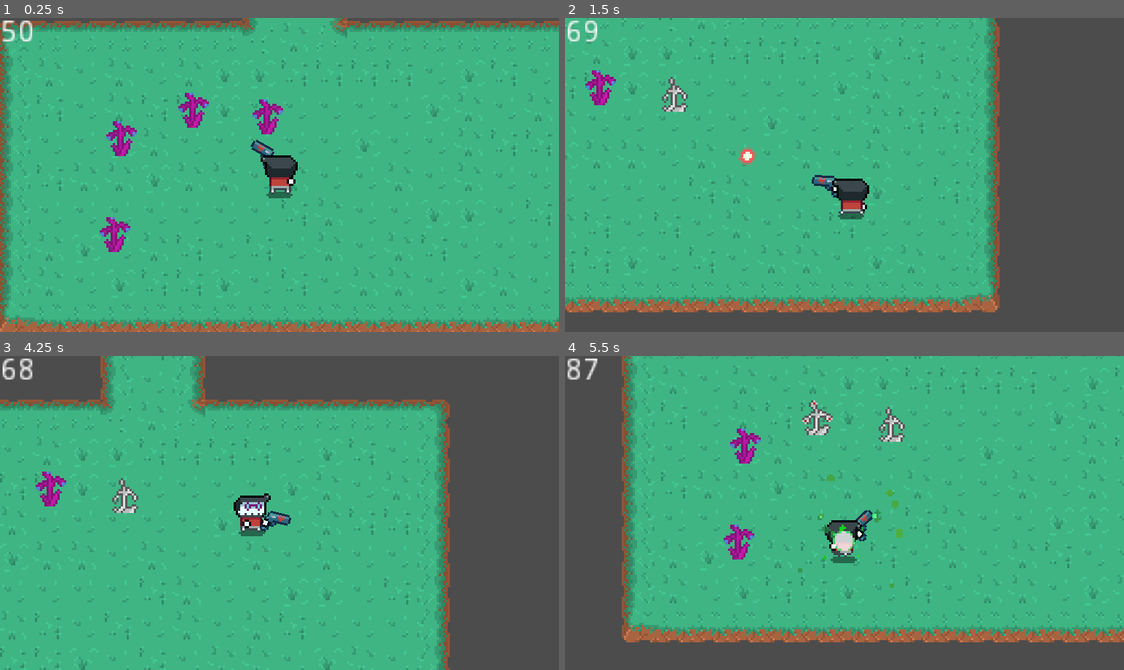
Above: before the commit, frames 1-4 (two rows, left to right).
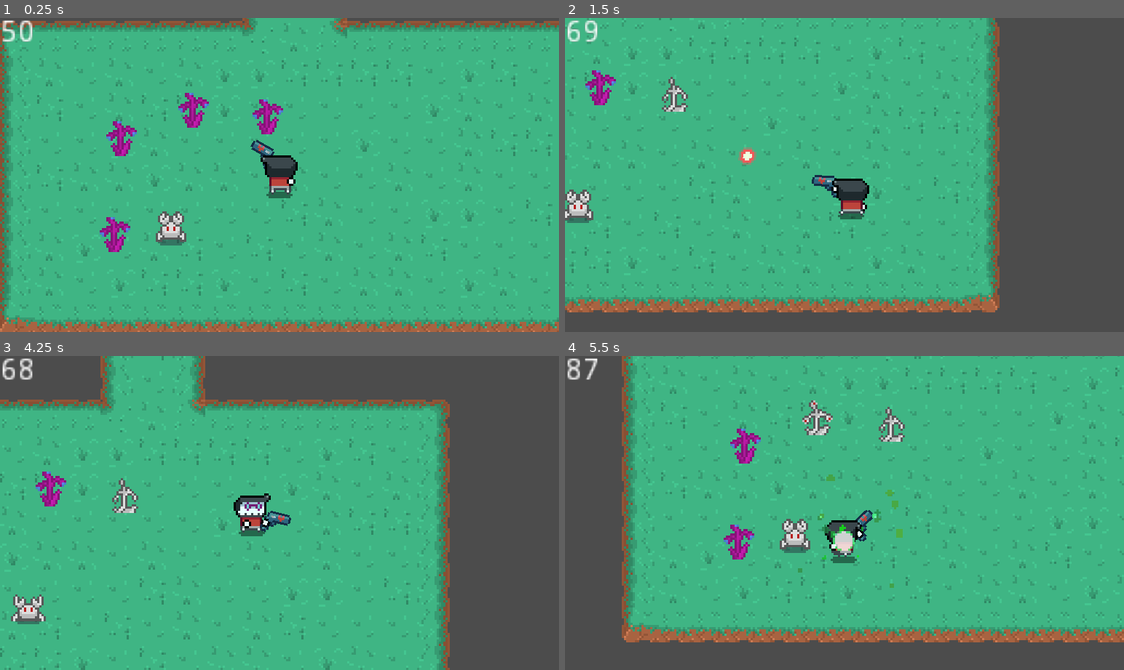
Above: after the commit, the same moments.

Repository: BytePlayersStudio/LD44
Game: Godot game, scene res://Scenes/Level1.tscn
The game is run twice, just before and just after one commit, with the same random seed, the same clock (stepped at 60 frames per second) and the same inputs.
Inputs (mouse positions are in pixels of both pictures, inside the frame that each line leads up to):
- Up to frame 1 (0.25 s): no input
- Up to frame 2 (1.5 s): move the mouse to (967, 159) at 0.52 s; hold D (move_right) 0.53-1.28 s; right-click (967, 159) at 0.6 s; move the mouse to (732, 190) at 1.27 s; hold S (move_down) from 1.28 s (still down); click (732, 190) at 1.35 s
- Up to frame 3 (4.25 s): move the mouse to (335, 443) at 2.02 s; release S (move_down) at 2.03 s; hold D (move_right) 2.03-2.78 s; right-click (335, 443) at 2.1 s; move the mouse to (251, 575) at 2.77 s; hold W (move_up) 2.78-3.53 s; click (251, 575) at 2.85 s; move the mouse to (447, 560) at 3.52 s; hold A (move_left) from 3.53 s (still down); right-click (447, 560) at 3.6 s
- Up to frame 4 (5.5 s): move the mouse to (676, 465) at 4.27 s; click (676, 465) at 4.35 s; move the mouse to (872, 513) at 5.02 s; release A (move_left) at 5.03 s; hold S (move_down) from 5.03 s (still down); right-click (872, 513) at 5.1 s

The runs differ from the first frame. In frame 1, 0.5% of the frame differs, in the area x 27-34%, y 61-73%; in frame 2, 0.4%; in frame 3, 0.4%; in frame 4, 0.5%.
Error in both runs: Invalid get index '0' (on base: 'PoolVector2Array'). (res://Scripts/Enemy.gd:84)

Commit message:
Added elements to level

Diff:
--- a/LD44/Scenes/Level1.tscn
+++ b/LD44/Scenes/Level1.tscn
@@ -9,15 +9,12 @@
 [ext_resource path="res://Scenes/NPCs/Enemy.tscn" type="PackedScene" id=7]
 
 [sub_resource type="NavigationPolygon" id=1]
-vertices = PoolVector2Array( 256.488, 207.025, 456.488, 359.025, -23.5123, 359.025, 224.488, 207.025, 456.488, -24.9754, 256.488, 111.025, 240.488, 111.025, 240.488, 95.0246, 144.488, 95.0246, 144.488, 111.025, 128.488, 111.025, -23.5123, -24.9754, 128.488, 143.025, 112.488, 143.025, 192.488, 191.025, 128.488, 191.025, 128.488, 159.025, 144.488, 159.025, 144.488, 127.025, 160.488, 127.025, 224.488, 191.025, 160.488, 111.025, 224.488, 111.025, 224.488, 127.025, 240.488, 127.025, 240.488, 191.025, 192.488, 207.025, 112.488, 207.025 )
-polygons = [ PoolIntArray( 0, 1, 2, 3 ), PoolIntArray( 4, 1, 0, 5 ), PoolIntArray( 5, 6, 7, 4 ), PoolIntArray( 8, 9, 10, 11 ), PoolIntArray( 10, 12, 13, 11 ), PoolIntArray( 14, 15, 16, 17 ), PoolIntArray( 17, 18, 19, 20, 14 ), PoolIntArray( 19, 21, 22, 23 ), PoolIntArray( 23, 24, 25, 20 ), PoolIntArray( 19, 23, 20 ), PoolIntArray( 26, 14, 20, 3 ), PoolIntArray( 26, 3, 2 ), PoolIntArray( 27, 26, 2 ), PoolIntArray( 27, 2, 11, 13 ), PoolIntArray( 8, 11, 4, 7 ) ]
-outlines = [ PoolVector2Array( -23.5123, -24.9754, -23.5123, 359.025, 456.488, 359.025, 456.488, -24.9754 ), PoolVector2Array( 192.488, 207.025, 112.488, 207.025, 112.488, 143.025, 128.488, 143.025, 128.488, 111.025, 144.488, 111.025, 144.488, 95.0246, 240.488, 95.0246, 240.488, 111.025, 256.488, 111.025, 256.488, 207.025, 224.488, 207.025, 224.488, 191.025, 240.488, 191.025, 240.488, 127.025, 224.488, 127.025, 224.488, 111.025, 160.488, 111.025, 160.488, 127.025, 144.488, 127.025, 144.488, 159.025, 128.488, 159.025, 128.488, 191.025, 192.488, 191.025 ) ]
+vertices = PoolVector2Array( 311.588, 85.5247, 311.588, 213.525, 55.5876, 213.525, 55.5876, 85.5247, 311.588, -122.475, 311.588, 5.52466, 55.5876, 5.52466, 55.5876, -122.475, 159.588, -186.475, -120.412, -186.475, -120.412, -346.475, 535.588, -650.475, 487.588, -346.475, -168.412, -346.475, -168.412, -650.475, 535.588, -346.475, 487.588, -186.475 )
+polygons = [ PoolIntArray( 0, 1, 2, 3 ), PoolIntArray( 4, 5, 6, 7 ), PoolIntArray( 8, 9, 10, 11, 12 ), PoolIntArray( 10, 13, 14, 11 ), PoolIntArray( 11, 15, 12 ), PoolIntArray( 16, 8, 12 ) ]
+outlines = [ PoolVector2Array( 55.5876, 85.5247, 55.5876, 213.525, 311.588, 213.525, 311.588, 85.5247 ), PoolVector2Array( 55.5876, -122.475, 55.5876, 5.52466, 311.588, 5.52466, 311.588, -122.475 ), PoolVector2Array( 159.588, -186.475, -120.412, -186.475, -120.412, -346.475, -168.412, -346.475, -168.412, -650.475, 535.588, -650.475, 535.588, -346.475, 487.588, -346.475, 487.588, -186.475 ) ]
 
 [node name="Level1" type="Node2D"]
 position = Vector2( 1720.9, 1225.5 )
-__meta__ = {
-"_edit_group_": true
-}
 
 [node name="CanvasLayer" type="CanvasLayer" parent="."]
 editor/display_folded = true
@@ -30,7 +27,7 @@
 format = 1
 
 [node name="Walls" type="TileMap" parent="."]
-z_index = -2
+z_index = -1
 tile_set = ExtResource( 2 )
 cell_size = Vector2( 16, 16 )
 format = 1
@@ -46,7 +43,6 @@
 script = ExtResource( 3 )
 
 [node name="NavigationPolygonInstance" type="NavigationPolygonInstance" parent="Navigation2D"]
-visible = false
 position = Vector2( -0.487671, 0.975357 )
 navpoly = SubResource( 1 )
 
@@ -71,7 +67,7 @@
 
 [node name="RandomDestinations" type="Node2D" parent="."]
 editor/display_folded = true
-visible = false
+position = Vector2( -32.9, -585.5 )
 script = ExtResource( 6 )
 
 [node name="randDest_1" type="Position2D" parent="RandomDestinations"]
@@ -99,26 +95,7 @@
 position = Vector2( 184.792, 339.691 )
 
 [node name="Enemies" type="Node2D" parent="."]
-visible = false
-position = Vector2( 560.49, -255.5 )
+position = Vector2( 71.1, 102.5 )
 
 [node name="Enemy" parent="Enemies" instance=ExtResource( 7 )]
 position = Vector2( 56, 72 )
-
-[node name="Enemy2" parent="Enemies" instance=ExtResource( 7 )]
-position = Vector2( 400, 29.9999 )
-
-[node name="Enemy3" parent="Enemies" instance=ExtResource( 7 )]
-position = Vector2( 416, 272 )
-
-[node name="Enemy4" parent="Enemies" instance=ExtResource( 7 )]
-position = Vector2( 384, 141.732 )
-
-[node name="Enemy5" parent="Enemies" instance=ExtResource( 7 )]
-position = Vector2( 40, 328 )
-
-[node name="Enemy6" parent="Enemies" instance=ExtResource( 7 )]
-position = Vector2( 288, 320 )
-
-[node name="Enemy7" parent="Enemies" instance=ExtResource( 7 )]
-position = Vector2( 272, 56 )
